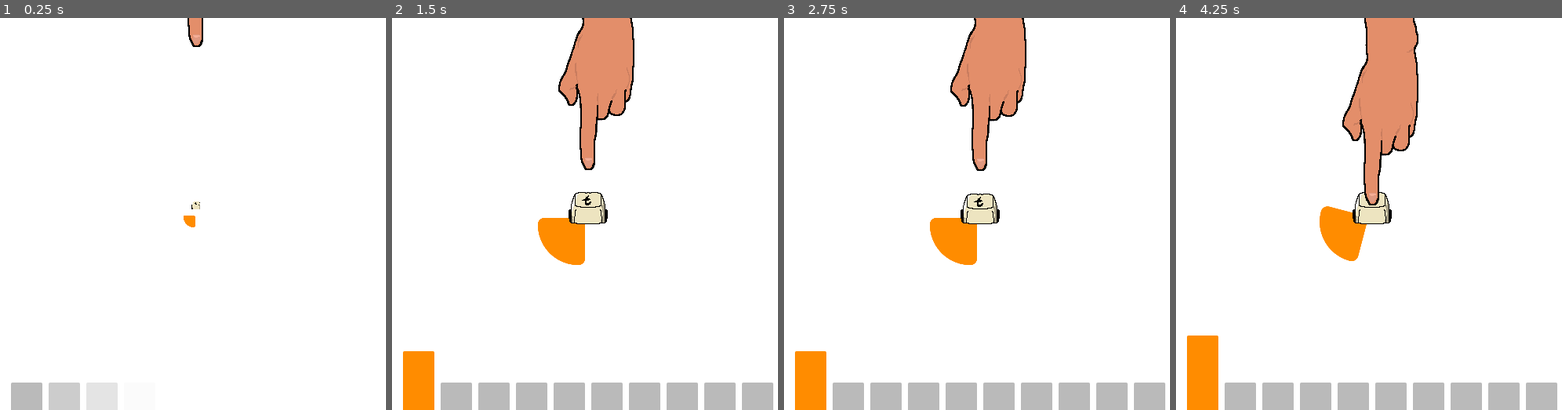
Above: before the commit, frames 1-4 (left to right).
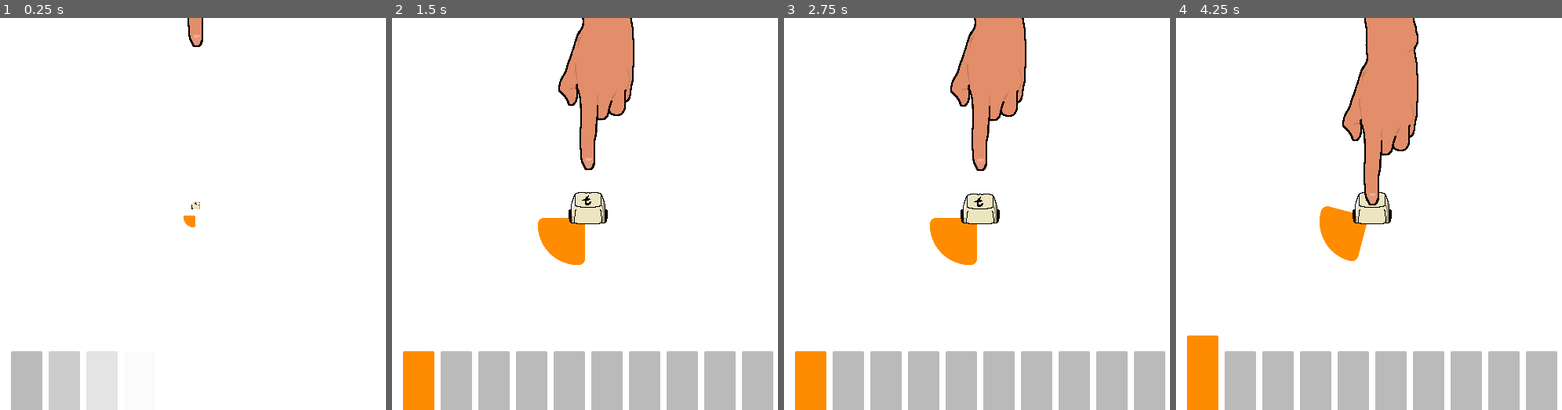
Above: after the commit, the same moments.

Repository: wpuerner/t
Game: Godot game, scene res://scenes/main.tscn
The game is run twice, just before and just after one commit, with the same random seed, the same clock (stepped at 60 frames per second) and the same inputs. Sound files missing from this copy of the repository are replaced by a short silence.
Inputs:
- Up to frame 1 (0.25 s): no input
- Up to frame 2 (1.5 s): hold S (s) 0.53-1.28 s; tap T (t) at 0.8, 1.35 s
- Up to frame 3 (2.75 s): tap S (s) at 1.55 s; tap Enter at 2 s; hold S (s) from 2.03 s (still down); tap T (t) at 2.3 s
- Up to frame 4 (4.25 s): release S (s) at 2.78 s; tap T (t) at 2.85, 3.8 s; tap S (s) at 3.05 s; hold S (s) from 3.53 s (still down)

The runs differ from the first frame. In frame 1, 2.0% of the frame differs, in the area x 2-31%, y 85-94%; in frame 2, 5.9%, in the area x 12-99%, y 85-94%; in frame 3, 5.9%; in frame 4, 5.9%.

Commit message:
fix animation player errors

Diff:
--- a/scenes/hand/hand.tscn
+++ b/scenes/hand/hand.tscn
@@ -8,22 +8,11 @@
 length = 0.3
 tracks/0/type = "bezier"
 tracks/0/imported = false
-tracks/0/enabled = false
-tracks/0/path = NodePath("Sprite2D:position:x")
+tracks/0/enabled = true
+tracks/0/path = NodePath("Sprite2D:position:y")
 tracks/0/interp = 1
 tracks/0/loop_wrap = true
 tracks/0/keys = {
-"handle_modes": PackedInt32Array(),
-"points": PackedFloat32Array(),
-"times": PackedFloat32Array()
-}
-tracks/1/type = "bezier"
-tracks/1/imported = false
-tracks/1/enabled = true
-tracks/1/path = NodePath("Sprite2D:position:y")
-tracks/1/interp = 1
-tracks/1/loop_wrap = true
-tracks/1/keys = {
 "handle_modes": PackedInt32Array(2, 0, 0),
 "points": PackedFloat32Array(-166, 0, 0, 0.01, -1, -124, -0.01, 2, 0.15, -6, -169, -0.1, 5, 0.25, 0),
 "times": PackedFloat32Array(0, 0.05, 0.25)
--- a/scenes/key/key.tscn
+++ b/scenes/key/key.tscn
@@ -10,57 +10,19 @@
 length = 0.25
 tracks/0/type = "bezier"
 tracks/0/imported = false
-tracks/0/enabled = false
-tracks/0/path = NodePath("Mask/KeySprite:position:x")
+tracks/0/enabled = true
+tracks/0/path = NodePath("Mask/KeySprite:position:y")
 tracks/0/interp = 1
 tracks/0/loop_wrap = true
 tracks/0/keys = {
-"handle_modes": PackedInt32Array(),
-"points": PackedFloat32Array(),
-"times": PackedFloat32Array()
-}
-tracks/1/type = "bezier"
-tracks/1/imported = false
-tracks/1/enabled = true
-tracks/1/path = NodePath("Mask/KeySprite:position:y")
-tracks/1/interp = 1
-tracks/1/loop_wrap = true
-tracks/1/keys = {
 "handle_modes": PackedInt32Array(0, 0, 0),
 "points": PackedFloat32Array(-30, -0.25, 0, 0.01, 0, -15, -0.01, 0, 0.05, 0, -30, -0.05, 0, 0.25, 0),
 "times": PackedFloat32Array(0, 0.0387496, 0.200529)
 }
 
-[sub_resource type="Animation" id="Animation_mj1vk"]
-resource_name = "wiggle"
-length = 0.25
-tracks/0/type = "bezier"
-tracks/0/imported = false
-tracks/0/enabled = true
-tracks/0/path = NodePath("Mask:position:x")
-tracks/0/interp = 1
-tracks/0/loop_wrap = true
-tracks/0/keys = {
-"handle_modes": PackedInt32Array(0, 0, 0, 0),
-"points": PackedFloat32Array(0, -0.25, 0, 0.05, 0, -3.5, -0.05, 0, 0.05, 0, 3.5, -0.05, 0, 0.05, 0, 0, -0.05, 0, 0.25, 0),
-"times": PackedFloat32Array(0, 0.075, 0.125, 0.2)
-}
-tracks/1/type = "bezier"
-tracks/1/imported = false
-tracks/1/enabled = false
-tracks/1/path = NodePath("Mask:position:y")
-tracks/1/interp = 1
-tracks/1/loop_wrap = true
-tracks/1/keys = {
-"handle_modes": PackedInt32Array(),
-"points": PackedFloat32Array(),
-"times": PackedFloat32Array()
-}
-
 [sub_resource type="AnimationLibrary" id="AnimationLibrary_avrqb"]
 _data = {
-"good": SubResource("Animation_pgaut"),
-"wiggle": SubResource("Animation_mj1vk")
+"good": SubResource("Animation_pgaut")
 }
 
 [node name="Key" type="Node2D"]
--- a/scenes/level_number/level_number_panel_container.tscn
+++ b/scenes/level_number/level_number_panel_container.tscn
@@ -17,22 +17,11 @@
 length = 0.35
 tracks/0/type = "bezier"
 tracks/0/imported = false
-tracks/0/enabled = false
-tracks/0/path = NodePath("Panel:position:x")
+tracks/0/enabled = true
+tracks/0/path = NodePath("Panel:position:y")
 tracks/0/interp = 1
 tracks/0/loop_wrap = true
 tracks/0/keys = {
-"handle_modes": PackedInt32Array(),
-"points": PackedFloat32Array(),
-"times": PackedFloat32Array()
-}
-tracks/1/type = "bezier"
-tracks/1/imported = false
-tracks/1/enabled = true
-tracks/1/path = NodePath("Panel:position:y")
-tracks/1/interp = 1
-tracks/1/loop_wrap = true
-tracks/1/keys = {
 "handle_modes": PackedInt32Array(0, 0),
 "points": PackedFloat32Array(40, -0.25, 0, 0.25, 0, 0, -0.25, 0, 0.25, 0),
 "times": PackedFloat32Array(0, 0.3)
@@ -43,22 +32,11 @@
 length = 0.3
 tracks/0/type = "bezier"
 tracks/0/imported = false
-tracks/0/enabled = false
-tracks/0/path = NodePath("Panel:position:x")
+tracks/0/enabled = true
+tracks/0/path = NodePath("Panel:position:y")
 tracks/0/interp = 1
 tracks/0/loop_wrap = true
 tracks/0/keys = {
-"handle_modes": PackedInt32Array(),
-"points": PackedFloat32Array(),
-"times": PackedFloat32Array()
-}
-tracks/1/type = "bezier"
-tracks/1/imported = false
-tracks/1/enabled = true
-tracks/1/path = NodePath("Panel:position:y")
-tracks/1/interp = 1
-tracks/1/loop_wrap = true
-tracks/1/keys = {
 "handle_modes": PackedInt32Array(0, 0, 0),
 "points": PackedFloat32Array(0, -0.25, 0, 0.05, 0, -20, -0.05, 0, 0.0149062, 0, 0, -0.05, 0, 0.25, 0),
 "times": PackedFloat32Array(0, 0.2, 0.25)
@@ -69,22 +47,11 @@
 length = 0.35
 tracks/0/type = "bezier"
 tracks/0/imported = false
-tracks/0/enabled = false
-tracks/0/path = NodePath("Panel:position:x")
+tracks/0/enabled = true
+tracks/0/path = NodePath("Panel:position:y")
 tracks/0/interp = 1
 tracks/0/loop_wrap = true
 tracks/0/keys = {
-"handle_modes": PackedInt32Array(),
-"points": PackedFloat32Array(),
-"times": PackedFloat32Array()
-}
-tracks/1/type = "bezier"
-tracks/1/imported = false
-tracks/1/enabled = true
-tracks/1/path = NodePath("Panel:position:y")
-tracks/1/interp = 1
-tracks/1/loop_wrap = true
-tracks/1/keys = {
 "handle_modes": PackedInt32Array(0, 0),
 "points": PackedFloat32Array(0, -0.25, 0, 0.25, 0, 40, -0.25, 0, 0.25, 0),
 "times": PackedFloat32Array(0, 0.3)
@@ -129,9 +96,8 @@
 modulate = Color(0.729412, 0.729412, 0.729412, 0)
 custom_minimum_size = Vector2(40, 0)
 layout_mode = 0
-offset_top = 40.0
 offset_right = 40.0
-offset_bottom = 162.0
+offset_bottom = 122.0
 theme_override_styles/panel = SubResource("StyleBoxFlat_qxo6b")
 
 [node name="AnimationPlayer" type="AnimationPlayer" parent="Control"]
Not shown: 1 places in scenes/key/key.tscn that only renumber resources
